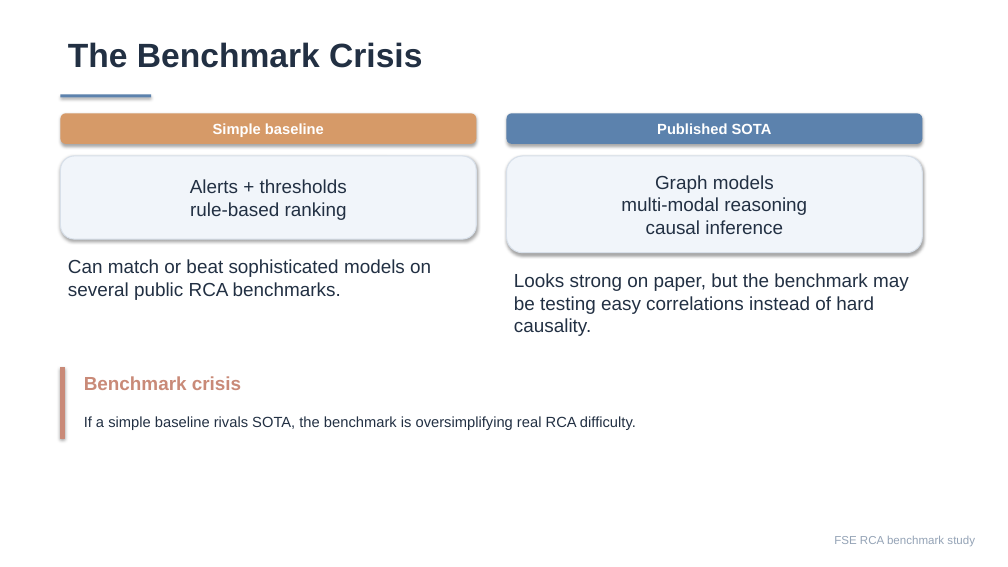
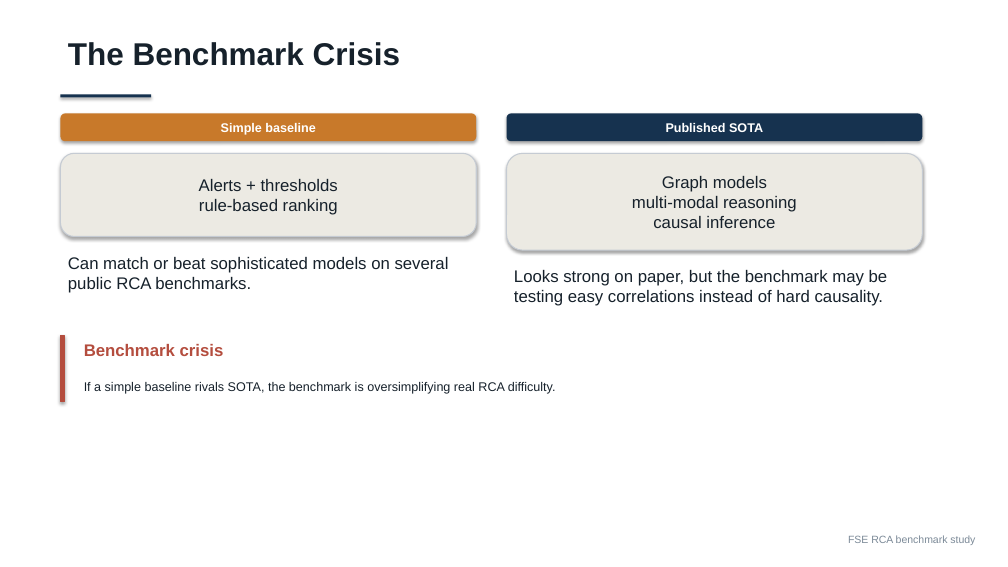
Before and after one commit to Lincyaw/paperops, a slide deck: slide 7 of examples/self-intro/diagnostic_world_model.pptx. Drawn at 1008x567 pixels with LibreOffice and Linux fonts; fonts in the diff are those of the drawing. Boxes give left, top, right and bottom in pixels: in the first picture for what was removed or moved away, otherwise in the second. Text is boxed around its words. In the diff, an @@ line names an element or a change of style, - is before the commit and + after.

```diff
--- a/examples/self-intro/diagnostic_world_model.pptx
+++ b/examples/self-intro/diagnostic_world_model.pptx
@@ text "The Benchmark Crisis" at (68, 42, 400, 66): size 32 to 30 pt, text colour #223043 to #16212B @@
@@ rounded rectangle "Simple baseline" at (60, 113, 476, 141): size 14 to 12 pt; fill #D69A68 to #C8792A @@
@@ rectangle at (60, 95, 151, 98): fill #5C82AD to #16324F @@
@@ rounded rectangle "Published SOTA" at (507, 113, 923, 141): size 14 to 12 pt; fill #5C82AD to #16324F @@
@@ rounded rectangle "Alerts + thresholds rule-based ranking" at (60, 154, 476, 237): size 18 to 16 pt, text colour #223043 to #16212B; fill #F1F5FA to #ECEAE3; outline #D8E0EA 1 pt to #C5CBD3 1 pt @@
@@ rounded rectangle "Graph models multi-modal reasoning causal ..." at (507, 154, 923, 250): size 18 to 16 pt, text colour #223043 to #16212B; fill #F1F5FA to #ECEAE3; outline #D8E0EA 1 pt to #C5CBD3 1 pt @@
@@ text "Can match or beat sophisticated ..." at (68, 257, 449, 293): size 18 to 16 pt, text colour #223043 to #16212B @@
@@ text "Looks strong on paper, but ..." at (514, 270, 888, 306): size 18 to 16 pt, text colour #223043 to #16212B @@
@@ rectangle: place and size @@
-rectangle at (60, 368, 65, 439)
+rectangle at (60, 336, 65, 402)
@@ rectangle at (60, 336, 65, 402): fill #C98A78 to #B44D3E; outline #C98A78 1 pt to #B44D3E 1 pt @@
@@ text "Benchmark crisis": place and size @@
-text "Benchmark crisis" at (84, 376, 241, 390)
+text "Benchmark crisis" at (84, 344, 224, 356)
@@ text "Benchmark crisis" at (84, 344, 224, 356): size 18 to 16 pt, text colour #C98A78 to #B44D3E @@
@@ text "If a simple baseline rivals ...": place and size @@
-text "If a simple baseline rivals ..." at (84, 416, 636, 430)
+text "If a simple baseline rivals ..." at (84, 382, 556, 394)
@@ text "If a simple baseline rivals ..." at (84, 382, 556, 394): size 14 to 12 pt, text colour #223043 to #16212B @@
@@ text "FSE RCA benchmark study" at (848, 535, 975, 545): size 11 to 10 pt, text colour #94A3B6 to #7C8A98 @@
```
Also in this commit, not shown: 17 other slides changed, 27 other files.
